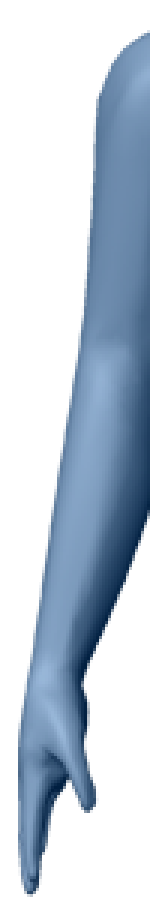
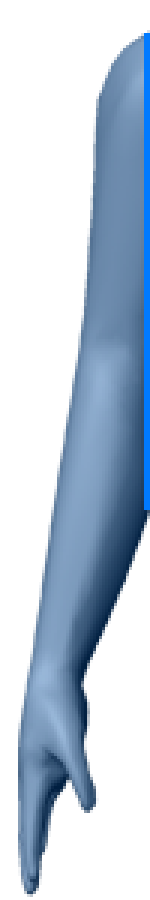
The second 150px x 900px image is a revision of the first. Changes to its layers:
added layer "Form 1" above "Ebene 1" over left=144, top=33, right=150, bottom=510
